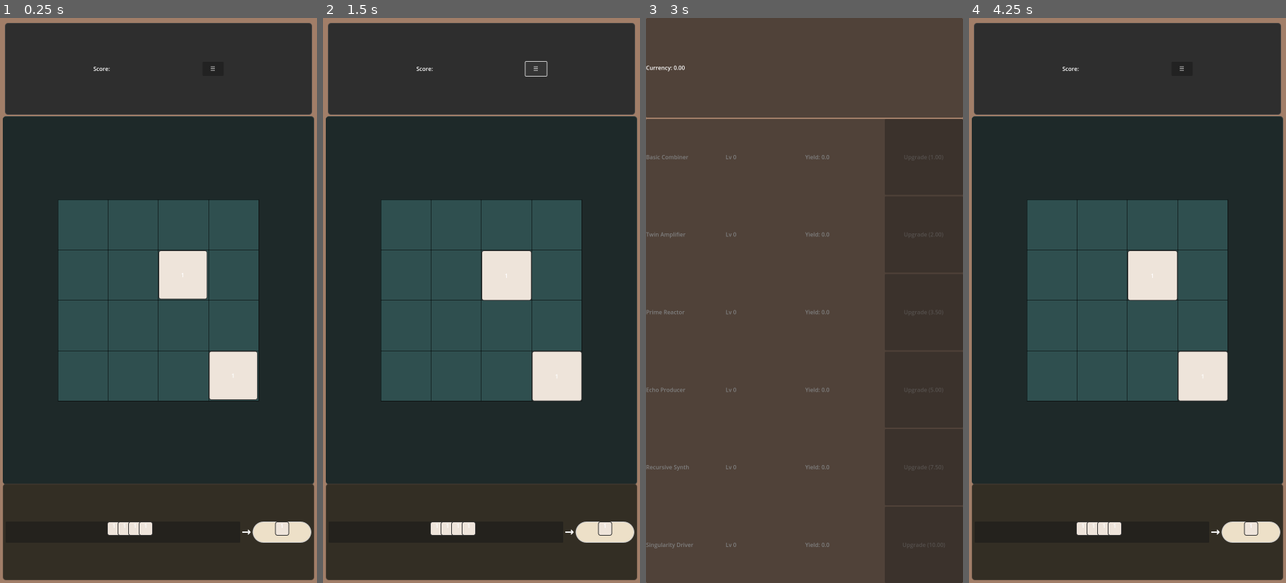
Above: before the commit, frames 1-4 (left to right).
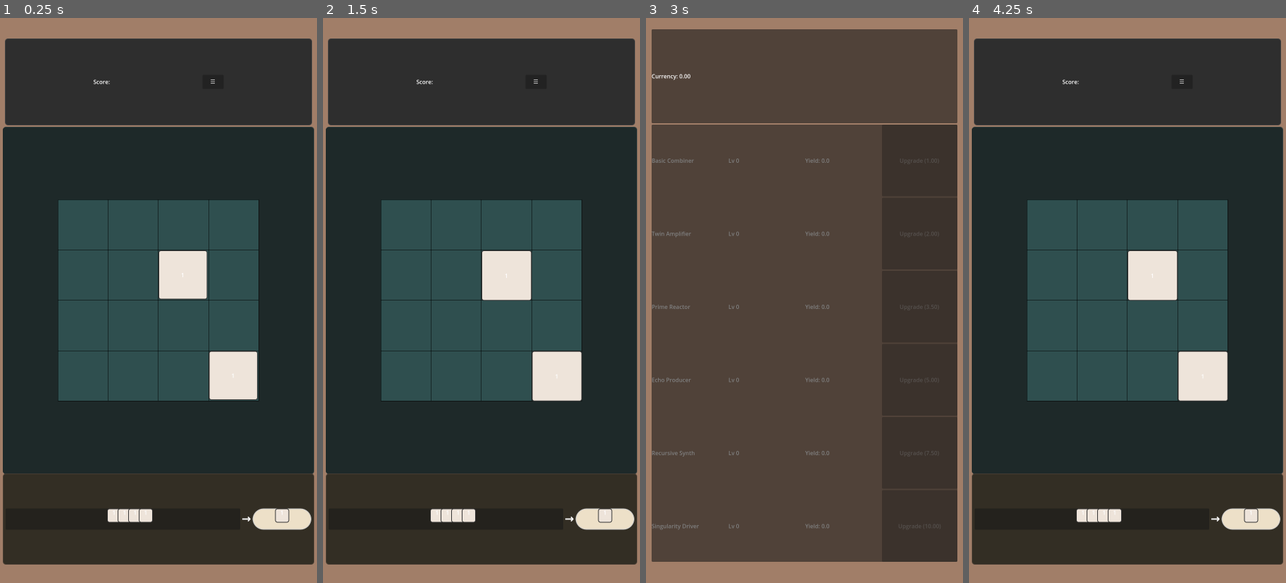
Above: after the commit, the same moments.

Repository: Griffinhale/2048_incremental_v.0.1
Game: Godot game, scene res://GameBoard.tscn
The game is run twice, just before and just after one commit, with the same random seed, the same clock (stepped at 60 frames per second) and the same inputs. The project has no main scene, so this scene is started directly.
Inputs:
- Up to frame 1 (0.25 s): no input
- Up to frame 2 (1.5 s): click "☰" at 0.5 s; click "☰" at 1.25 s
- Up to frame 3 (3 s): click "☰" at 2 s; tap Enter at 2.75 s; hold Q (swap_screen) from 2.78 s (still down)
- Up to frame 4 (4.25 s): tap Space at 3.5 s; release Q (swap_screen) at 3.53 s; tap Q (swap_screen) at 3.6 s

The runs differ from the first frame. In frame 1, 7.8% of the frame differs, in the area x 0-100%, y 0-100%; in frame 2, 7.8%; in frame 3, 11%; in frame 4, 7.8%.

Commit message:
added UpgradePanel with placeholder tabs, outlined skill tree vaguely

Diff:
--- a/GameBoard.tscn
+++ b/GameBoard.tscn
@@ -114,9 +114,9 @@
 grow_horizontal = 2
 grow_vertical = 2
 theme_override_constants/margin_left = 16
-theme_override_constants/margin_top = 16
+theme_override_constants/margin_top = 60
 theme_override_constants/margin_right = 16
-theme_override_constants/margin_bottom = 16
+theme_override_constants/margin_bottom = 60
 
 [node name="GameBoard" type="VBoxContainer" parent="GameMargins"]
 layout_mode = 2
@@ -291,9 +291,29 @@
 anchor_bottom = 1.0
 grow_horizontal = 2
 grow_vertical = 2
+theme_override_constants/margin_left = 16
+theme_override_constants/margin_top = 32
+theme_override_constants/margin_right = 16
+theme_override_constants/margin_bottom = 60
 
 [node name="GeneratorPanel" parent="IdleMargins" instance=ExtResource("4_3fmbn")]
 layout_mode = 2
+
+[node name="UpgradesMargins" type="MarginContainer" parent="."]
+layout_mode = 1
+anchors_preset = 15
+anchor_right = 1.0
+anchor_bottom = 1.0
+grow_horizontal = 2
+grow_vertical = 2
+
+[node name="MarginContainer" type="MarginContainer" parent="."]
+layout_mode = 1
+anchors_preset = 15
+anchor_right = 1.0
+anchor_bottom = 1.0
+grow_horizontal = 2
+grow_vertical = 2
 
 [connection signal="game_over" from="GameMargins/GameBoard/BoardPanel/BoardContainer/BoardCanvas" to="ScreenManager" method="_on_board_canvas_game_over"]
 [connection signal="visibility_changed" from="IdleMargins/GeneratorPanel" to="IdleMargins/GeneratorPanel" method="_on_visibility_changed"]
--- /dev/null
+++ b/UpgradesPanel.tscn
@@ -0,0 +1,67 @@
+[gd_scene format=3 uid="uid://c2u2vsqack1g3"]
+
+[node name="UpgradesPanel" type="Control"]
+layout_mode = 3
+anchors_preset = 15
+anchor_right = 1.0
+anchor_bottom = 1.0
+grow_horizontal = 2
+grow_vertical = 2
+size_flags_horizontal = 3
+size_flags_vertical = 3
+
+[node name="TabContainer" type="TabContainer" parent="."]
+layout_mode = 1
+anchors_preset = 15
+anchor_right = 1.0
+anchor_bottom = 1.0
+grow_horizontal = 2
+grow_vertical = 2
+current_tab = 0
+
+[node name="Generator_Upgrades" type="ScrollContainer" parent="TabContainer"]
+layout_mode = 2
+metadata/_tab_index = 0
+
+[node name="VBoxContainer" type="VBoxContainer" parent="TabContainer/Generator_Upgrades"]
+layout_mode = 2
+
+[node name="Conversion_Upgrades" type="ScrollContainer" parent="TabContainer"]
+visible = false
+layout_mode = 2
+metadata/_tab_index = 1
+
+[node name="VBoxContainer" type="VBoxContainer" parent="TabContainer/Conversion_Upgrades"]
+layout_mode = 2
+
+[node name="Active_Upgrades" type="ScrollContainer" parent="TabContainer"]
+visible = false
+layout_mode = 2
+metadata/_tab_index = 2
+
+[node name="VBoxContainer" type="VBoxContainer" parent="TabContainer/Active_Upgrades"]
+layout_mode = 2
+
+[node name="Discipline_Upgrades" type="ScrollContainer" parent="TabContainer"]
+visible = false
+layout_mode = 2
+metadata/_tab_index = 3
+
+[node name="VBoxContainer" type="VBoxContainer" parent="TabContainer/Discipline_Upgrades"]
+layout_mode = 2
+
+[node name="Reset_Upgrades" type="ScrollContainer" parent="TabContainer"]
+visible = false
+layout_mode = 2
+metadata/_tab_index = 4
+
+[node name="VBoxContainer" type="VBoxContainer" parent="TabContainer/Reset_Upgrades"]
+layout_mode = 2
+
+[node name="Lore_Upgrades" type="ScrollContainer" parent="TabContainer"]
+visible = false
+layout_mode = 2
+metadata/_tab_index = 5
+
+[node name="VBoxContainer" type="VBoxContainer" parent="TabContainer/Lore_Upgrades"]
+layout_mode = 2
--- /dev/null
+++ b/upgrades.gd
@@ -0,0 +1,59 @@
+extends Node
+
+
+var upgrades: Dictionary = {
+	"generators": [
+		{ "id": "gen_yield_mult_1", "cost": 100, "tier": 1, "effect": { "generator_yield_mult": 1.1 }, "scaling": { "type": "soft_cap", "cap": 3.0, "curve": "log" }},
+		{ "id": "gen_yield_mult_2", "cost": 250, "tier": 1, "effect": { "generator_yield_mult": 1.25 }},
+		{ "id": "gen_interval_reduce", "cost": 300, "tier": 1, "effect": { "generator_interval_mult": 0.9 }},
+		{ "id": "gen_synergy_bonus", "cost": 500, "tier": 2, "effect": { "generator_cross_synergy": 0.05 }},
+		{ "id": "gen_tile_value_scaling", "cost": 400, "tier": 2, "effect": { "tile_value_bonus_per_level": 0.05 }},
+		{ "id": "gen_idle_tick_yield_boost", "cost": 350, "tier": 2, "effect": { "generator_idle_yield_mult": 1.1 }},
+		{ "id": "gen_dual_target_expansion", "cost": 600, "tier": 3, "effect": { "generator_tile_target_count": 3 }, "keystone": true }
+	],
+
+	"conversion": [
+		{ "id": "conversion_formula_add", "cost": 0, "tier": 1, "effect": { "score_formula": "score + moves" }},
+		{ "id": "conversion_formula_mult", "cost": 300, "tier": 1, "effect": { "score_formula": "score * moves" }},
+		{ "id": "conversion_formula_log_root", "cost": 450, "tier": 2, "effect": { "score_formula": "log(score+1)*sqrt(moves)" }},
+		{ "id": "conversion_bonus_scaling", "cost": 500, "tier": 2, "effect": { "score_to_currency_multiplier": 1.2 }, "scaling": { "type": "linear_decay", "decay": 0.05 }},
+		{ "id": "conversion_generator_tile_boost", "cost": 350, "tier": 2, "effect": { "tile_currency_yield_from_gen_level": 1.0 }},
+		{ "id": "conversion_efficiency_curve_soften", "cost": 600, "tier": 3, "effect": { "conversion_soft_cap_threshold_add": 25 }, "keystone": true }
+	],
+
+	"active": [
+		{ "id": "move_currency_gain_add", "cost": 100, "tier": 1, "effect": { "currency_per_move_add": 0.05 }},
+		{ "id": "merge_yield_mult", "cost": 200, "tier": 1, "effect": { "currency_per_merge_mult": 1.15 }},
+		{ "id": "combo_move_bonus", "cost": 300, "tier": 2, "effect": { "combo_move_bonus_mult": 1.5 }},
+		{ "id": "spawn_tile_boost_on_click", "cost": 400, "tier": 2, "effect": { "tile_spawn_multiplier": 1.25 }},
+		{ "id": "tile_spawn_from_generator_strength", "cost": 500, "tier": 2, "effect": { "spawn_tile_value_bonus_per_gen_level": 0.5 }},
+		{ "id": "click_to_generate_tick", "cost": 600, "tier": 3, "effect": { "manual_generator_tick_on_click": true }, "keystone": true }
+	],
+
+	"discipline": [
+		{ "id": "low_move_bonus", "cost": 200, "tier": 1, "effect": { "bonus_if_moves_below": [30, 1.2] }},
+		{ "id": "prime_tile_only_mode", "cost": 300, "tier": 1, "effect": { "only_prime_tiles_yield": true }},
+		{ "id": "score_decay_resistance", "cost": 350, "tier": 2, "effect": { "score_decay_resist_percent": 0.2 }},
+		{ "id": "symmetry_bonus", "cost": 400, "tier": 2, "effect": { "bonus_if_symmetric_board": 1.25 }},
+		{ "id": "precision_score_target_bonus", "cost": 300, "tier": 2, "effect": { "bonus_if_score_mod_equals": [5, 0] }},
+		{ "id": "single_generator_bonus", "cost": 500, "tier": 3, "effect": { "bonus_if_one_generator_used": 1.5 }, "keystone": true }
+	],
+
+	"reset": [
+		{ "id": "prestige_start_currency_add", "cost": 250, "tier": 1, "effect": { "currency_on_reset_add": 50 }},
+		{ "id": "prestige_currency_mult_per_cycle", "cost": 400, "tier": 2, "effect": { "prestige_cycle_currency_mult_add": 0.1 }},
+		{ "id": "prestige_click_scaling", "cost": 500, "tier": 2, "effect": { "click_currency_gain_per_prestige": 0.01 }},
+		{ "id": "prestige_generator_autobuy", "cost": 600, "tier": 2, "effect": { "generator_autobuy_on_reset": true }},
+		{ "id": "prestige_inheritance_system", "cost": 700, "tier": 3, "effect": { "retain_generator_levels": 1 }, "keystone": true },
+		{ "id": "prestige_unlock_next_tileset", "cost": 500, "tier": 3, "effect": { "unlock_next_tileset_on_prestige": true }, "keystone": true }
+	],
+
+	"lore": [
+		{ "id": "queue_visible_length_add", "cost": 100, "tier": 1, "effect": { "queue_visible_count_add": 1 }},
+		{ "id": "tile_highlight_logic_enabled", "cost": 250, "tier": 1, "effect": { "tile_behavior_overlay": true }},
+		{ "id": "upgrade_panel_tooltips_on", "cost": 0, "tier": 1, "effect": { "tooltips_enabled": true }},
+		{ "id": "offline_earnings_enable", "cost": 450, "tier": 2, "effect": { "offline_earnings_enabled": true }},
+		{ "id": "codex_unlock_math_1", "cost": 100, "tier": 2, "effect": { "unlock_codex_entry": "math_intro" }},
+		{ "id": "generator_unlock_new_type", "cost": 300, "tier": 3, "effect": { "unlock_generator_type": "gen_6" }, "keystone": true }
+	]
+}
Not shown, added: upgrades.gd.uid
